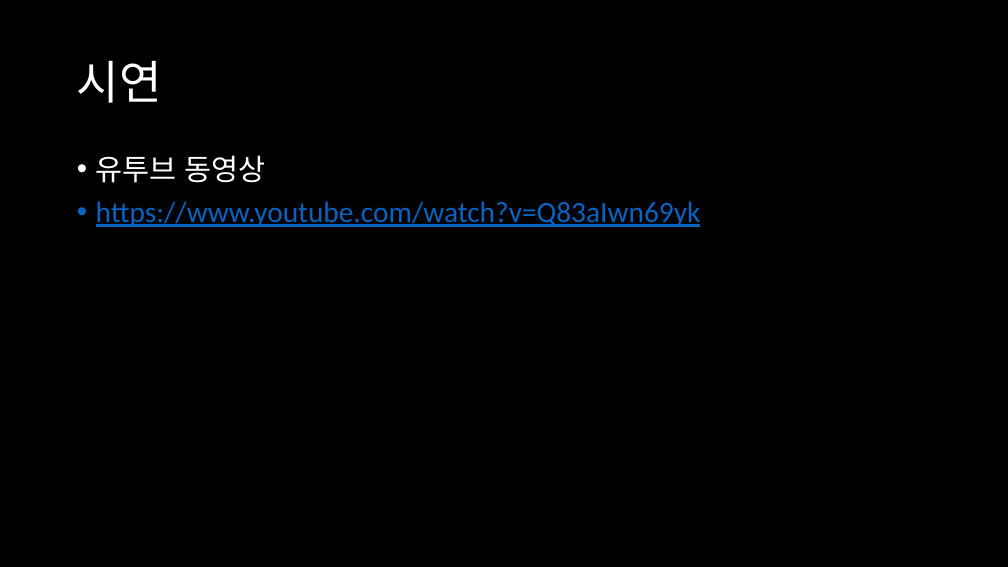
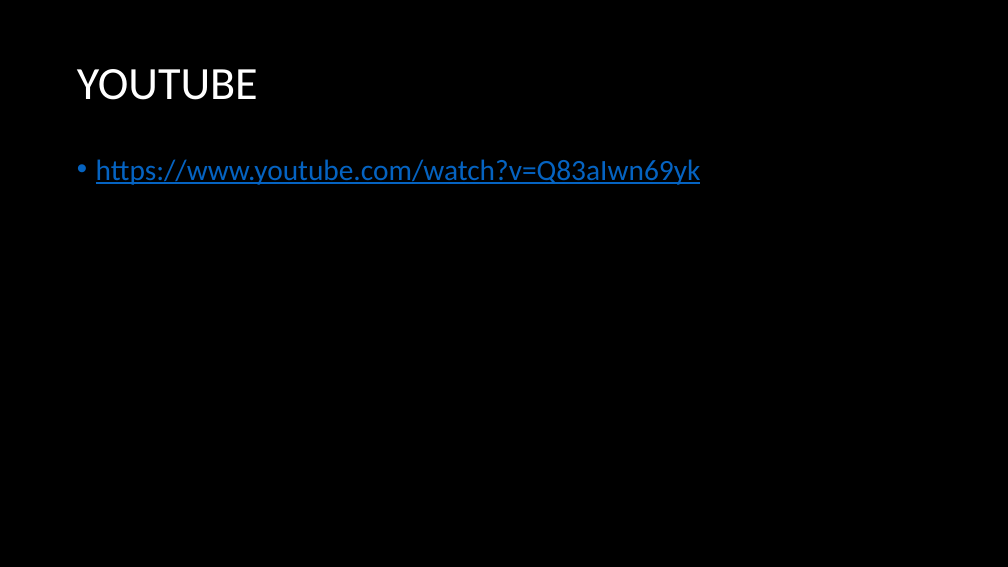
Before and after one commit to kutmicro/2015136111, a slide deck: slide 7 of Presentation_hivrid.pptx. Drawn at 1008x567 pixels with LibreOffice and Linux fonts; fonts in the diff are those of the drawing. Boxes give left, top, right and bottom in pixels: in the first picture for what was removed or moved away, otherwise in the second. Text is boxed around its words. In the diff, an @@ line names an element or a change of style, - is before the commit and + after.

```diff
--- a/Presentation_hivrid.pptx
+++ b/Presentation_hivrid.pptx
@@ title at box(77, 69, 258, 100): text changed @@
-시연
+YOUTUBE
@@ text at box(96, 155, 266, 183): paragraph removed @@
-• 유투브 동영상
```
Also in this commit, not shown: 1 slide added, 2 other files.
